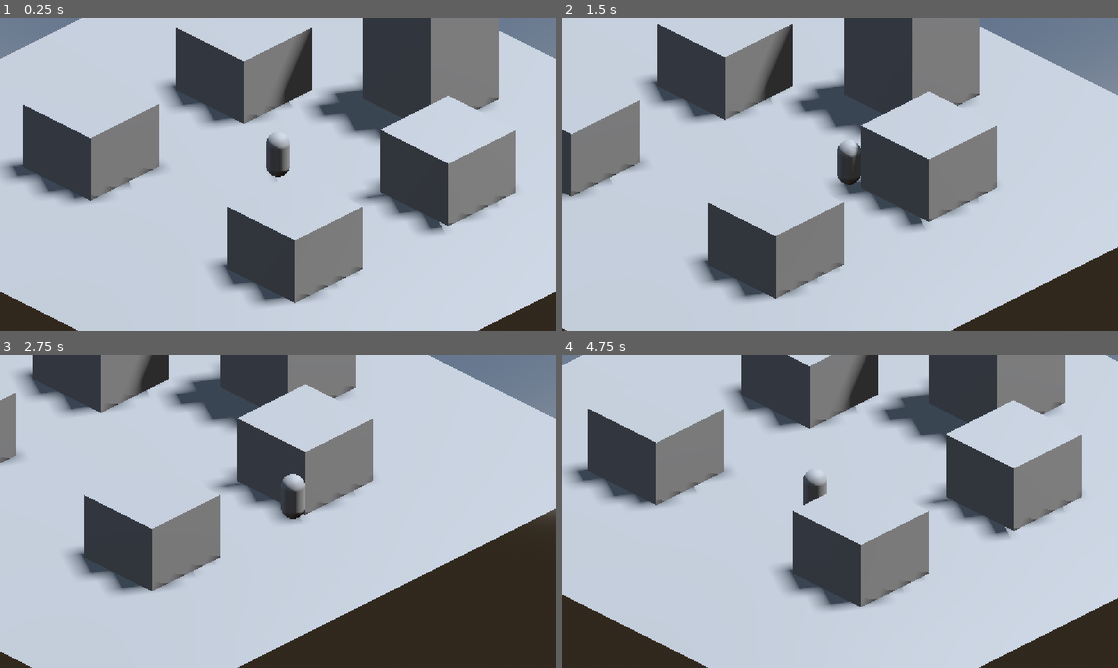
Above: before the commit, frames 1-4 (two rows, left to right).
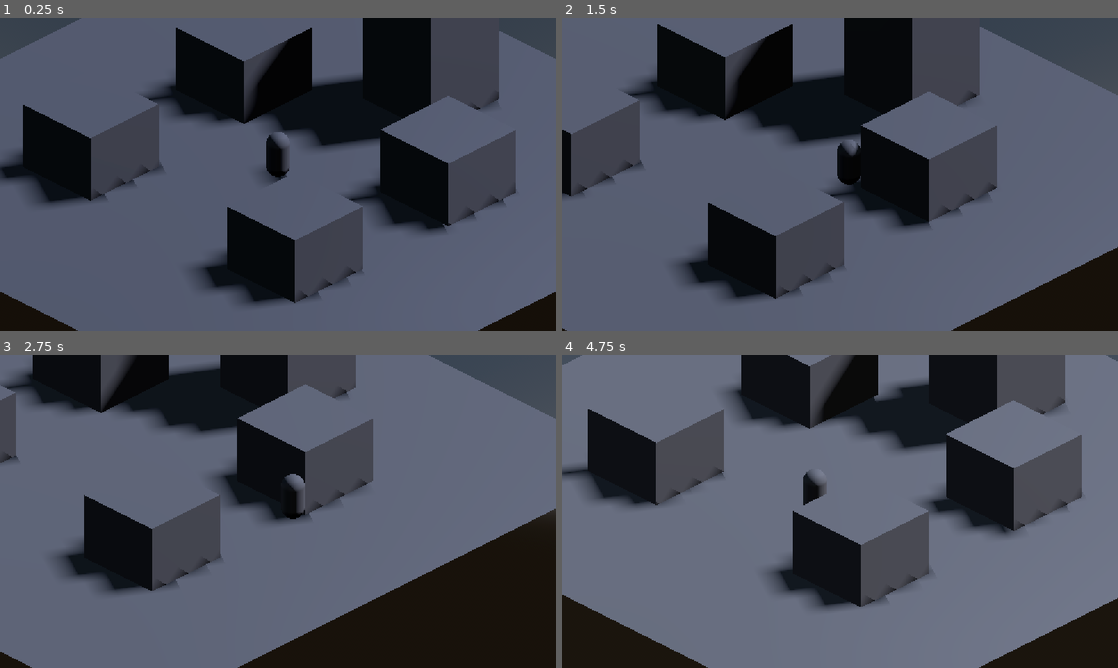
Above: after the commit, the same moments.

Repository: SauloAC/Pallbrook
Game: Godot game, scene res://scenes/mundo/Cidade.tscn
The game is run twice, just before and just after one commit, with the same random seed, the same clock (stepped at 60 frames per second) and the same inputs. The project has no main scene, so this scene is started directly.
Inputs:
- Up to frame 1 (0.25 s): no input
- Up to frame 2 (1.5 s): hold D (move_right) 0.53-1.28 s; hold S (move_down) from 1.28 s (still down)
- Up to frame 3 (2.75 s): release S (move_down) at 2.03 s; hold D (move_right) from 2.03 s (still down)
- Up to frame 4 (4.75 s): release D (move_right) at 2.78 s; hold W (move_up) 2.78-3.53 s; hold A (move_left) from 3.53 s (still down)

The runs differ from the first frame. In frame 1, 100% of the frame differs, in the area x 0-100%, y 0-100%; in frame 2, 100%; in frame 3, 97%; in frame 4, 94%.

Commit message:
Ciclo de dia e noite com iluminacao

Diff:
--- a/scenes/mundo/Cidade.tscn
+++ b/scenes/mundo/Cidade.tscn
@@ -2,6 +2,7 @@
 
 [ext_resource type="Script" uid="uid://d1dgwf3vbiqkw" path="res://scripts/jogador/Jogador.gd" id="1_mtbfa"]
 [ext_resource type="Script" uid="uid://dqti13wid6dwe" path="res://scripts/camera/CameraFollow.gd" id="1_ocx82"]
+[ext_resource type="Script" uid="uid://cv6jl8et5inbi" path="res://scripts/cycle/DayNightCycle.gd" id="3_st4sy"]
 
 [sub_resource type="ProceduralSkyMaterial" id="ProceduralSkyMaterial_tslrp"]
 sky_horizon_color = Color(0.66224277, 0.6717428, 0.6867428, 1)
@@ -125,3 +126,8 @@
 
 [node name="CollisionShape3D" type="CollisionShape3D" parent="Jogador" unique_id=1026956094]
 shape = SubResource("CapsuleShape3D_t2dwb")
+
+[node name="DayNightCycle" type="Node" parent="." unique_id=380405983 node_paths=PackedStringArray("sun", "world_environment")]
+script = ExtResource("3_st4sy")
+sun = NodePath("../DirectionalLight3D")
+world_environment = NodePath("../WorldEnvironment")
--- /dev/null
+++ b/scripts/cycle/DayNightCycle.gd
@@ -0,0 +1,46 @@
+extends Node
+
+@export var sun: DirectionalLight3D
+@export var world_environment: WorldEnvironment
+@export var seconds_per_hour := 10.0
+@export var start_hour := 8.0
+@export var day_start_hour := 6.0
+@export var night_start_hour := 20.0
+
+var hour: float
+
+func _ready() -> void:
+	hour = start_hour
+	# Test listener: shows the EventBus working
+	EventBus.phase_changed.connect(func(is_night): print("Night " if is_night else "Day ", GameState.day))
+	_update_lighting()
+
+func _process(delta: float) -> void:
+	hour += delta / seconds_per_hour
+	if hour >= 24.0:
+		hour -= 24.0
+	_check_phase()
+	_update_lighting()
+
+func _check_phase() -> void:
+	var should_be_night := hour >= night_start_hour or hour < day_start_hour
+	if should_be_night and not GameState.is_night:
+		GameState.start_night()
+	elif not should_be_night and GameState.is_night:
+		GameState.start_day()
+
+func _update_lighting() -> void:
+	# 0.0 at 6:00 (sunrise), 1.0 at 18:00 (sunset)
+	var t := (hour - 6.0) / 12.0
+	var daylight := clampf(sin(t * PI), 0.0, 1.0)
+
+	if sun:
+		sun.rotation_degrees.x = -lerpf(15.0, 165.0, clampf(t, 0.0, 1.0))
+		sun.light_energy = lerpf(0.15, 1.0, daylight)
+		# Bluish moonlight at night, warm white during the day
+		sun.light_color = Color(0.5, 0.6, 1.0).lerp(Color(1.0, 0.95, 0.85), daylight)
+
+	if world_environment and world_environment.environment:
+		var env := world_environment.environment
+		env.background_energy_multiplier = lerpf(0.05, 1.0, daylight)
+		env.ambient_light_energy = lerpf(0.25, 1.0, daylight)
--- a/scripts/jogador/Jogador.gd
+++ b/scripts/jogador/Jogador.gd
@@ -2,8 +2,6 @@
 
 @export var speed := 5.0
 
-func _ready() -> void:
-	print("Day ", GameState.day, " - night: ", GameState.is_night)
 
 func _physics_process(delta: float) -> void:
 	var input := Input.get_vector("move_left", "move_right", "move_up", "move_down")
Not shown, added: scripts/cycle/DayNightCycle.gd.uid
